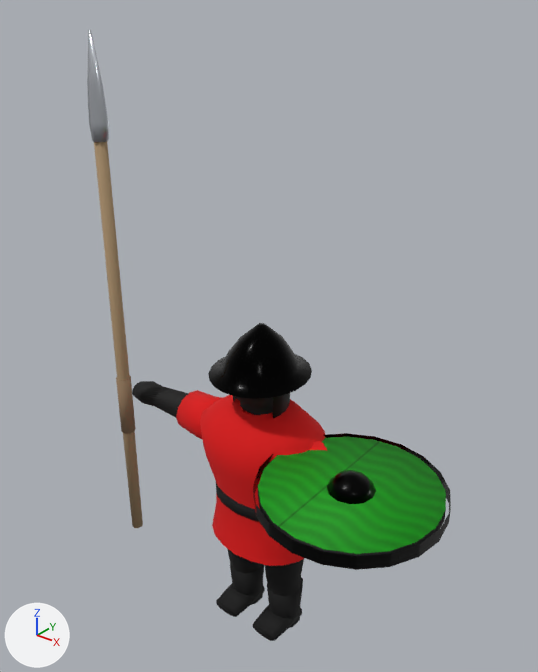
Renders of the glTF model public/models/units/spearman_rigged.glb from each side of a commit.
Rendered twice from a 50 mm lens placed at (0.712, -0.881, 1.157), pointed at (0.023, -0.019, 0.623). Arrows for +X, +Y and +Z are at lower left; the lights stay in place. The first picture is the older version. Where no turn or scale is listed for an object, it has been applied to the vertices. Vertices at exactly the same position are counted once.

Objects in the first picture: 'MedievalSpearman', 'Shield', 'SpearWeapon'.
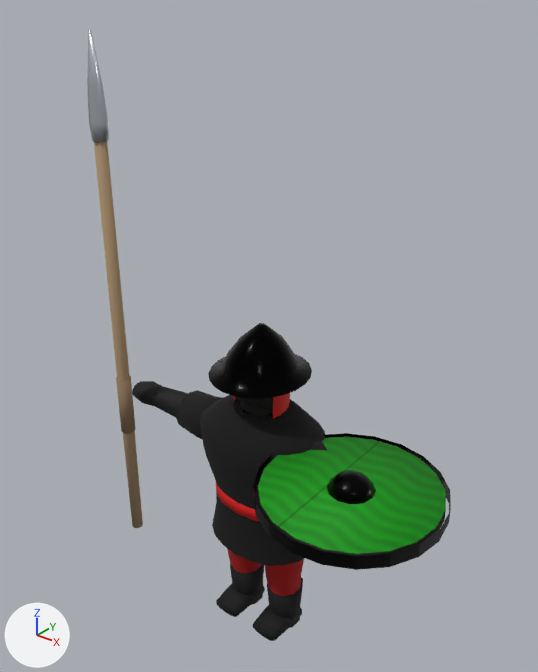
The change, as a diff of the scene's bpy script:
```diff
--- a/public/models/units/spearman_rigged.glb.py
+++ b/public/models/units/spearman_rigged.glb.py
@@ img_tex_spearman_gambeson @@
-img_tex_spearman_gambeson = load_image('tex_spearman_gambeson', '_unpacked/tex_spearman_gambeson', 256, 256, 'Non-Color')
+img_tex_spearman_gambeson = load_image('tex_spearman_gambeson', '_unpacked/tex_spearman_gambeson', 256, 256, 'sRGB')
@@ mat_spearmanbelt @@
+mat_spearmanbelt = bpy.data.materials.new('SpearmanBelt')
+# nodes: BsdfPrincipled, Mix, OutputMaterial, VertexColor
+# colours: light grey #cdcdcd, mixed with the vertex colours
@@ me_body_torsohead @@
 me_body_torsohead.from_pydata(...)  # 1182 vertices, 2180 faces; spans x -0.322..0.322, y -0.106..0.079, z 0.0..0.634
 # used by ob_medievalspearman; location = (0.0, 0.0, 0.0)
+# me_body_torsohead part 1: 220 of 1182 vertices moved; they spanned x -0.09..0.09, y -0.069..0.044, z 0.0..0.256 and now span x -0.09..0.09, y -0.069..0.044, z 0.0..0.256; mean shift (0.0, 0.0, 0.0); largest move (-0.048, -0.067, 0.0) -> (0.044, 0.041, 0.25)
+# me_body_torsohead part 2: 792 kept faces spanning x -0.183..0.184, y -0.098..0.079, z 0.074..0.552 get new vertex colours
+# me_body_torsohead part 3: 108 faces spanning x -0.09..0.09, y -0.048..0.044, z 0.074..0.256 switch from mat_spearmanleather to mat_spearmantrousers
+# me_body_torsohead part 4: 68 faces spanning x -0.097..0.097, y -0.082..0.074, z 0.285..0.31 switch from mat_spearmanleather to mat_spearmanbelt
+# me_body_torsohead part 5: 100 faces spanning x -0.079..0.079, y -0.069..0.033, z 0.0..0.036 switch from mat_spearmantrousers to mat_spearmanleather
 me_body_torsohead.materials.append(mat_spearmanskin)
```

Boxes [x1, y1, x2, y2] around the edits, measured in the pictures (538 x 672 px; the box of a moved part takes in the faces that stretch with it):
'MedievalSpearman', surface changed (red to black)
    both: [173, 390, 327, 599]
part 1 of me_body_torsohead, moved or reshaped
    before: [216, 556, 304, 641]
    after: [216, 548, 303, 641]
part 2 of me_body_torsohead, recoloured (red to black)
    before: [176, 390, 327, 599]
    after: [176, 390, 327, 586]
part 3 of me_body_torsohead, recoloured
    before: [230, 563, 303, 599]
    after: [229, 556, 304, 586]
part 4 of me_body_torsohead, recoloured (black to red)
    both: [216, 483, 259, 522]
part 5 of me_body_torsohead, recoloured
    before: [227, 548, 304, 596]
    after: [216, 584, 302, 641]
